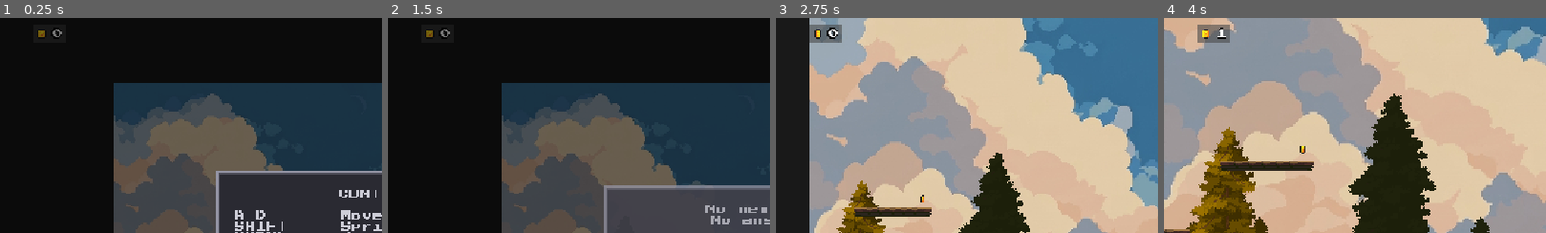
Above: before the commit, frames 1-4 (left to right).
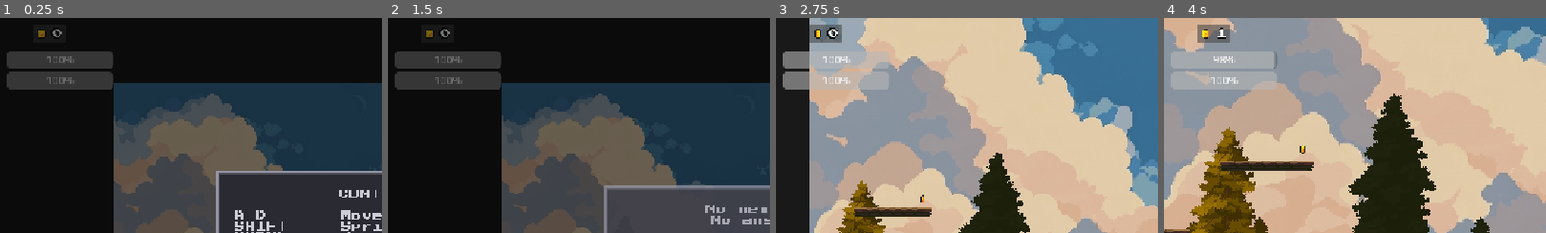
Above: after the commit, the same moments.

Repository: FoxerBN/samurai-revenge
Game: Godot game, scene res://scenes/levels/level_1.tscn
Two runs of this game, one before a commit and one after it. Both use one fixed random seed, a clock stepped at 60 frames per second and the inputs below. Sound files missing from this copy of the repository are replaced by a short silence.
Inputs:
- Up to frame 1 (0.25 s): no input
- Up to frame 2 (1.5 s): click "NEXT ▶" at 0.5 s; click "NEXT ▶" at 1.25 s
- Up to frame 3 (2.75 s): click "START" at 2 s
- Up to frame 4 (4 s): tap Enter (ui_accept) at 2.75 s; hold Shift (sprint) 2.78-3.53 s; hold D (move_right) from 2.78 s (still down); tap J (attack) at 2.85, 3.8 s; tap Space (jump) at 3.02, 3.77 s; tap Shift (sprint) at 3.6 s
The pictures show only the part of the screen within x 0-50%, y 0-50%; the shares and areas given below are measured in that part.

The runs differ from the first frame. In frame 1, 4.5% of the frame differs, in the area x 1-30%, y 15-34%; in frame 2, 4.5%; in frame 3, 2.1%; in frame 4, 4.0%.

Commit message:
Add player stat bars and regeneration

Diff:
--- /dev/null
+++ b/scenes/player/stat_bar.tscn
@@ -0,0 +1,25 @@
+[gd_scene load_steps=2 format=3 uid="uid://uhbkqq24qki2"]
+
+[ext_resource type="Script" uid="uid://xaa1aqd60lpk" path="res://scripts/ui/stat_bar.gd" id="1_stat"]
+
+[node name="StatBar" type="Control" unique_id=1367689428]
+layout_mode = 3
+anchors_preset = 0
+offset_left = 10.0
+offset_top = 50.0
+offset_right = 170.0
+offset_bottom = 90.0
+script = ExtResource("1_stat")
+
+[node name="VBoxContainer" type="VBoxContainer" parent="." unique_id=709391145]
+layout_mode = 0
+offset_right = 160.0
+offset_bottom = 40.0
+
+[node name="StaminaBar" type="ProgressBar" parent="VBoxContainer" unique_id=155772968]
+custom_minimum_size = Vector2(160, 14)
+layout_mode = 2
+
+[node name="HPBar" type="ProgressBar" parent="VBoxContainer" unique_id=1405640152]
+custom_minimum_size = Vector2(160, 14)
+layout_mode = 2
--- a/scenes/ui/hud.tscn
+++ b/scenes/ui/hud.tscn
@@ -4,6 +4,7 @@
 [ext_resource type="FontFile" uid="uid://c64dtnq0wc14y" path="res://assets/fonts/PressStart2P-Regular.ttf" id="2_hqnrr"]
 [ext_resource type="Texture2D" uid="uid://dsi3p3cmj3xb3" path="res://assets/sprites/coin.png" id="3_bo48s"]
 [ext_resource type="Texture2D" uid="uid://i48ibbex58ix" path="res://assets/sprites/Character/slime-npc.png" id="4_enemy"]
+[ext_resource type="PackedScene" uid="uid://uhbkqq24qki2" path="res://scenes/player/stat_bar.tscn" id="5_stat"]
 
 [sub_resource type="StyleBoxFlat" id="StyleBoxFlat_bo48s"]
 content_margin_left = 5.0
@@ -170,6 +171,8 @@
 [node name="Hud" type="CanvasLayer" unique_id=328636459]
 script = ExtResource("1_0mwgc")
 
+[node name="StatBar" parent="." instance=ExtResource("5_stat")]
+
 [node name="Control" type="Control" parent="." unique_id=1580727254]
 layout_mode = 3
 anchors_preset = 15
--- a/scripts/player.gd
+++ b/scripts/player.gd
@@ -1,4 +1,7 @@
 extends CharacterBody2D
+
+signal hp_changed(value, max_value)
+signal stamina_changed(value, max_value)
 
 # --- KONŠTANTY ---
 const SPEED = 130.0
@@ -18,6 +21,12 @@
 
 # Zásah od nepriateľa
 const MAX_HP = 100                            # plné zdravie hráča (žaba dáva 20 = 5 zásahov)
+const MAX_STAMINA = 100.0
+const SPRINT_STAMINA_COST = 10.0              # koľko staminy zoberie 1 sekunda sprintu
+const ATTACK_STAMINA_COST = 5.0               # koľko staminy zoberie jeden útok mečom
+const STAMINA_REGEN = 20.0                    # koľko staminy sa doplní za 1 sekundu
+const HP_REGEN_DELAY = 3.0                    # koľko sekúnd po zásahu sa čaká na liečenie
+const HP_REGEN_RATE = 10.0                    # koľko HP sa doplní za 1 sekundu
 const HIT_KNOCKBACK = 320.0                   # ako silno hráča odhodí dozadu pri zásahu
 const HIT_KNOCKBACK_UP = -160.0              # mierny nadhoz nahor pri zásahu
 const HIT_KNOCKBACK_FRICTION = 600.0          # ako rýchlo odhod doznie vo vzduchu (za sekundu)
@@ -31,7 +40,9 @@
 var is_sprinting = false                     # drží Shift a pohybuje sa
 
 var hp = MAX_HP                              # aktuálne zdravie hráča
+var stamina = MAX_STAMINA                    # aktuálna stamina hráča
 var hit_stun_time = 0.0                      # zostávajúci čas omráčenia po zásahu (aj i-frames)
+var hp_regen_delay_left = 0.0                # kým je > 0, HP sa ešte nedobíja
 
 # Dvojskok (z lektvaru): kým beží časovač, vo vzduchu môžeš skočiť ešte raz.
 var double_jump_time_left = 0.0              # koľko sekúnd je dvojskok ešte aktívny
@@ -80,6 +91,9 @@
 		move_and_slide()
 		return
 
+	_update_stamina(delta)
+	_update_hp_regen(delta)
+
 	# Počas omráčenia po zásahu: žiadny vstup, len doznievajúci odhod.
 	if hit_stun_time > 0.0:
 		hit_stun_time -= delta
@@ -110,7 +124,7 @@
 
 	# Horizontálny pohyb (so sprintom na Shift)
 	var direction = Input.get_axis("move_left", "move_right")
-	is_sprinting = Input.is_action_pressed("sprint") and is_on_floor() and direction != 0
+	is_sprinting = Input.is_action_pressed("sprint") and is_on_floor() and direction != 0 and stamina > 0.0
 	var current_speed = SPRINT_SPEED if is_sprinting else SPEED
 	if direction:
 		velocity.x = direction * current_speed
@@ -118,12 +132,37 @@
 		velocity.x = move_toward(velocity.x, 0, SPEED)
 
 	# Útok
-	if Input.is_action_just_pressed("attack") and not is_attacking:
+	if Input.is_action_just_pressed("attack") and not is_attacking and stamina >= ATTACK_STAMINA_COST:
+		stamina = max(0.0, stamina - ATTACK_STAMINA_COST)
+		stamina_changed.emit(stamina, MAX_STAMINA)
 		attack()
 
 	# Interakcia (E)
 	if Input.is_action_just_pressed("interact"):
 		_handle_interaction()
+
+func _update_stamina(delta: float) -> void:
+	var previous_stamina = stamina
+	if is_sprinting:
+		stamina = max(0.0, stamina - SPRINT_STAMINA_COST * delta)
+	else:
+		stamina = min(MAX_STAMINA, stamina + STAMINA_REGEN * delta)
+
+	if stamina != previous_stamina:
+		stamina_changed.emit(stamina, MAX_STAMINA)
+
+func _update_hp_regen(delta: float) -> void:
+	if hp >= MAX_HP:
+		return
+
+	if hp_regen_delay_left > 0.0:
+		hp_regen_delay_left = max(0.0, hp_regen_delay_left - delta)
+		return
+
+	var previous_hp = hp
+	hp = min(float(MAX_HP), hp + HP_REGEN_RATE * delta)
+	if hp != previous_hp:
+		hp_changed.emit(hp, MAX_HP)
 
 # --- VIZUÁL A ANIMÁCIE ---
 
@@ -144,6 +183,8 @@
 func attack():
 	is_attacking = true
 	GameManager.notify_sword_swing()
+	var hit_targets: Array[Node] = []
+
 	# Útok na mieste = dva švihy (2 zvuky), útok počas behu = jeden švih (1 zvuk).
 	if velocity.x != 0:
 		anim.play("run_attack")
@@ -152,16 +193,31 @@
 		anim.play("attack")
 		_play_sword_swipe(2)
 
-	await get_tree().create_timer(0.15).timeout
-	_deal_damage()
-
+	_run_attack_hit_checks(hit_targets)
 	await anim.animation_finished
 	is_attacking = false
 
-func _deal_damage():
+func _run_attack_hit_checks(hit_targets: Array[Node]) -> void:
+	await get_tree().create_timer(0.12).timeout
+	if not is_attacking:
+		return
+	_deal_damage(hit_targets)
+	await get_tree().create_timer(0.08).timeout
+	if not is_attacking:
+		return
+	_deal_damage(hit_targets)
+	await get_tree().create_timer(0.08).timeout
+	if not is_attacking:
+		return
+	_deal_damage(hit_targets)
+
+func _deal_damage(hit_targets: Array[Node]):
 	for body in attack_hitbox.get_overlapping_bodies():
 		if not body.is_in_group("enemy"):
 			continue
+		if hit_targets.has(body):
+			continue
+		hit_targets.append(body)
 		# Nepriatelia so zdravím dostanú poškodenie (a knockback), ostatní zomrú hneď.
 		if body.has_method("take_damage"):
 			body.take_damage(ATTACK_DAMAGE, global_position)
@@ -273,7 +329,9 @@
 	Pri 0 HP hráč zomrie. """
 	if is_dead or hit_stun_time > 0.0:
 		return
-	hp -= amount
+	hp = max(0, hp - amount)
+	hp_regen_delay_left = HP_REGEN_DELAY
+	hp_changed.emit(hp, MAX_HP)
 
 	# Odhod preč od nepriateľa + mierny nadhoz. Ak stoja presne na sebe,
 	# odhoď proti smeru, ktorým je hráč otočený.
--- /dev/null
+++ b/scripts/ui/stat_bar.gd
@@ -0,0 +1,23 @@
+extends Control
+
+@onready var stamina_bar = $VBoxContainer/StaminaBar
+@onready var hp_bar = $VBoxContainer/HPBar
+
+func _ready() -> void:
+	await get_tree().process_frame
+	var player = get_tree().get_first_node_in_group("player")
+	if player == null:
+		return
+
+	player.hp_changed.connect(set_hp)
+	player.stamina_changed.connect(set_stamina)
+	set_hp(player.hp, player.MAX_HP)
+	set_stamina(player.stamina, player.MAX_STAMINA)
+
+func set_stamina(value: float, max_value: float) -> void:
+	stamina_bar.max_value = max_value
+	stamina_bar.value = value
+
+func set_hp(value: float, max_value: float) -> void:
+	hp_bar.max_value = max_value
+	hp_bar.value = value
Not shown, added: scripts/ui/stat_bar.gd.uid
